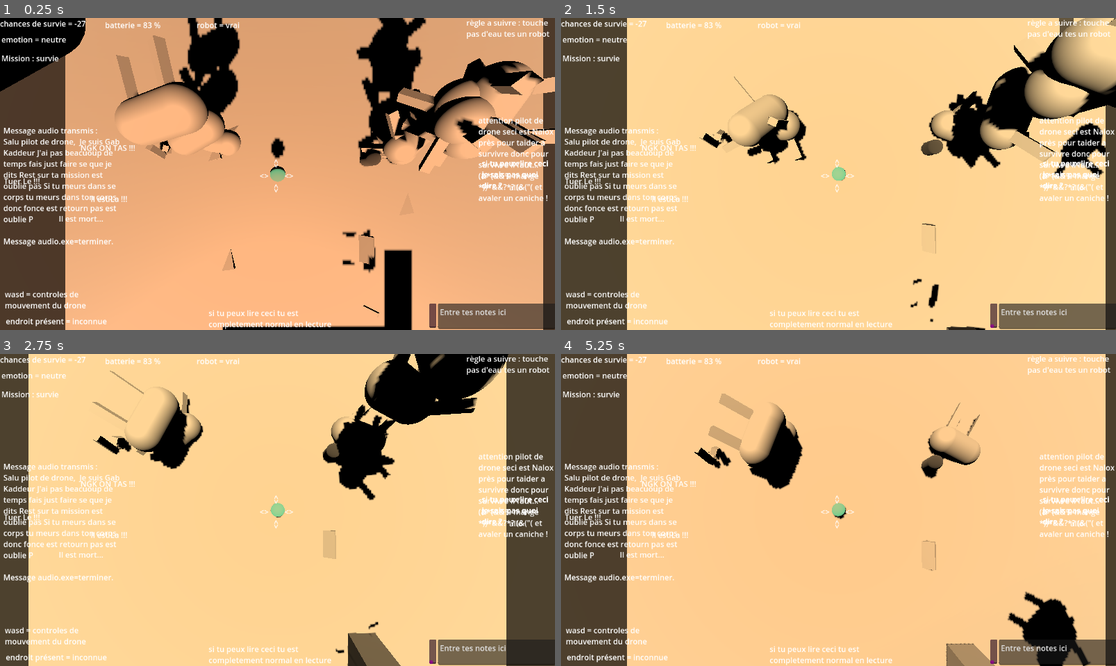
Above: before the commit, frames 1-4 (two rows, left to right).
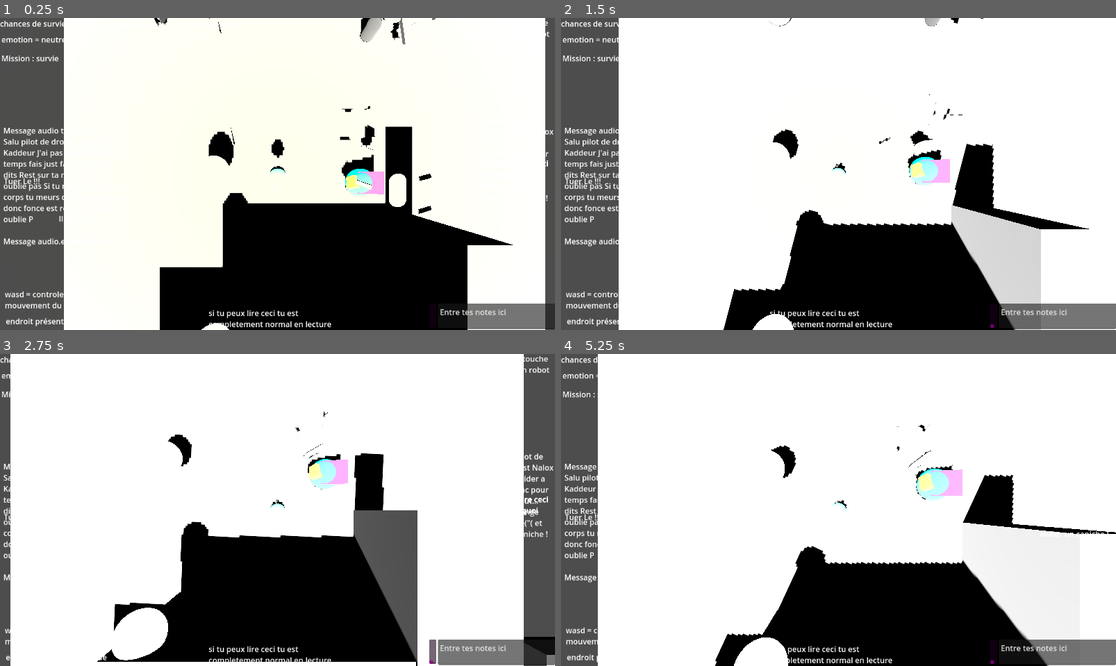
Above: after the commit, the same moments.

Repository: StudioXPEtudiant/25-26.QC.S.S2_Re_TV
Game: Godot game, scene res://Player.tscn
Two runs of this game, one before a commit and one after it. Both use one fixed random seed, a clock stepped at 60 frames per second and the inputs below.
Inputs (mouse positions are in pixels of both pictures, inside the frame that each line leads up to):
- Up to frame 1 (0.25 s): no input
- Up to frame 2 (1.5 s): click (993, 314) at 0.52 s; type "Alex" at 0.6 s; hold S (J1right) from 1.28 s (still down)
- Up to frame 3 (2.75 s): release S (J1right) at 2.03 s; hold D (J1down) from 2.03 s (still down)
- Up to frame 4 (5.25 s): release D (J1down) at 2.78 s; hold S (J1right) 2.78-3.53 s; hold A (J1up) 3.53-4.28 s; hold W (J1left) from 4.28 s (still down)

The runs differ from the first frame. In frame 1, 96% of the frame differs, in the area x 0-100%, y 0-100%; in frame 2, 97%; in frame 3, 97%; in frame 4, 98%.

Commit message:
adition de escape et au niveaux

Diff:
--- /dev/null
+++ b/Hazmat/plancher flotant.tscn
@@ -0,0 +1,5 @@
+[gd_scene format=3 uid="uid://bx5ghtrv4gxx"]
+
+[node name="PlancherFlotant" type="Node2D"]
+
+[node name="Node3D" type="Node3D" parent="."]
--- a/Player.tscn
+++ b/Player.tscn
@@ -6,6 +6,12 @@
 [ext_resource type="PackedScene" uid="uid://mukxrgbxxb7p" path="res://pushblock.tscn" id="4_e80uo"]
 [ext_resource type="PackedScene" uid="uid://cgt8sgvhyh6ae" path="res://Choupy.exe.tscn" id="5_cxr5p"]
 [ext_resource type="PackedScene" uid="uid://b5232o788io3h" path="res://Poster game.tscn" id="6_tdg3f"]
+[ext_resource type="PackedScene" uid="uid://sgmcdvj3meos" path="res://sphere-glitch.tscn" id="7_dtqjt"]
+[ext_resource type="PackedScene" uid="uid://cn5vourg3m5sw" path="res://sphere-glitch.exe.tscn" id="8_5ncpa"]
+[ext_resource type="PackedScene" uid="uid://c567yr87y830m" path="res://plancher flotant.tscn" id="9_wi0c6"]
+[ext_resource type="PackedScene" uid="uid://hcptx1iawdmv" path="res://Hazmat/Hazmat_Character.fbx" id="10_hp6x6"]
+[ext_resource type="PackedScene" uid="uid://dk73riyia2io2" path="res://player .tscn" id="11_3tkgg"]
+[ext_resource type="PackedScene" uid="uid://bmmt2ck0nm67m" path="res://player=platform .tscn" id="12_l6ohk"]
 
 [sub_resource type="CanvasItemMaterial" id="CanvasItemMaterial_kpjcp"]
 
@@ -34,6 +40,7 @@
 [sub_resource type="BoxMesh" id="BoxMesh_aaats"]
 
 [node name="Node3D" type="Node3D"]
+transform = Transform3D(0.99989, -0.0118518, 0.0089453, 0.0118291, 0.999927, 0.00257699, -0.00897519, -0.00247089, 0.999957, -0.0614085, -4.76837e-07, 0.0241189)
 
 [node name="DirectionalLight3D" type="DirectionalLight3D" parent="."]
 transform = Transform3D(1, 0, 0, 0, -0.0258105, 0.999667, 0, -0.999667, -0.0258105, 0, 9.83195, 0)
@@ -573,7 +580,7 @@
 transform = Transform3D(1, 0, 0, 0, 1, 0, 0, 0, 1, -3.55765, 0.845489, 9.53295)
 
 [node name="Player2" parent="." instance=ExtResource("3_e80uo")]
-transform = Transform3D(1, 0, 0, 0, 1, 0, 0, 0, 1, -1.10409, 0.883434, -1.12373)
+transform = Transform3D(1, 0, 0, 0, 1, 0, 0, 0, 1, -1.10409, 0.883434, 3.45866)
 
 [node name="EndroitsEffronder" parent="." instance=ExtResource("4_cxr5p")]
 transform = Transform3D(1, 0, 0, 0, 1, 0, 0, 0, 1, 1.91363, 0.108996, 1.63187)
@@ -658,3 +665,69 @@
 
 [node name="PosterGame3" parent="." instance=ExtResource("6_tdg3f")]
 transform = Transform3D(1, 0, 0, 0, 1, 0, 0, 0, 1, 3.1756, -0.0454101, -0.00917438)
+
+[node name="Éfondreur" parent="." instance=ExtResource("7_dtqjt")]
+transform = Transform3D(0.991788, -0.0581271, 0.113918, 0.0686329, 0.993521, -0.0905813, -0.107915, 0.097656, 0.989352, -3.46981, 1.06375, 3.35913)
+
+[node name="Éfondreur2" parent="." instance=ExtResource("8_5ncpa")]
+transform = Transform3D(1, 0, 0, 0, 1, 0, 0, 0, 1, 1.56742, 0.45459, 3.76525)
+
+[node name="Éfondreur3" parent="." instance=ExtResource("7_dtqjt")]
+transform = Transform3D(0.999844, 0.00388665, 0.017231, -0.00398913, 0.999975, 0.00591613, -0.0172076, -0.00598395, 0.999834, -2.90389, 2.97189, 7.58702)
+
+[node name="Éfondreur4" parent="." instance=ExtResource("7_dtqjt")]
+transform = Transform3D(1, 0, 0, 0, 1, 0, 0, 0, 1, 1.90111, 3.51212, 19.6841)
+
+[node name="Éfondreur5" parent="." instance=ExtResource("8_5ncpa")]
+transform = Transform3D(1, 0, 0, 0, 1, 0, 0, 0, 1, 2.82188, 3.11605, 21.5528)
+
+[node name="PlancherFlotant" parent="." instance=ExtResource("9_wi0c6")]
+transform = Transform3D(0.961831, -0.273481, -0.00950025, 0.273487, 0.961876, -0.000624224, 0.00930877, -0.0019978, 0.999955, 38.9623, -0.487942, 10.8802)
+
+[node name="PlancherFlotant2" parent="." instance=ExtResource("9_wi0c6")]
+transform = Transform3D(0.997708, 0.0607099, 0.0298984, -0.0597768, 0.997725, -0.0311718, -0.0317228, 0.0293131, 0.999067, 37.2449, -0.588736, 4.83925)
+
+[node name="PlancherFlotant3" parent="." instance=ExtResource("9_wi0c6")]
+transform = Transform3D(0.821301, -0.165637, 0.54592, 0.308155, 0.934118, -0.180179, -0.480109, 0.316209, 0.818234, 37.1481, 0.95629, -1.11442)
+
+[node name="PlancherFlotant4" parent="." instance=ExtResource("9_wi0c6")]
+transform = Transform3D(0.99989, 0.0118291, -0.00897519, -0.0118518, 0.999927, -0.00247089, 0.0089453, 0.00257699, 0.999957, 37.4131, -4.49626, -9.03111)
+
+[node name="Hazmat_Character" parent="." instance=ExtResource("10_hp6x6")]
+transform = Transform3D(0.999889, 0.0118292, -0.00897518, -0.0118517, 0.999926, -0.00247089, 0.0089453, 0.00257699, 0.999956, 38.3857, -0.0258421, 18.1546)
+
+[node name="Hazmat_Character2" parent="." instance=ExtResource("10_hp6x6")]
+transform = Transform3D(0.999889, 0.0118292, -0.00897518, -0.0118517, 0.999926, -0.00247089, 0.0089453, 0.00257699, 0.999956, 23, -0.0258422, 28.6279)
+
+[node name="Hazmat_Character3" parent="." instance=ExtResource("10_hp6x6")]
+transform = Transform3D(0.999889, 0.0118292, -0.00897518, -0.0118517, 0.999926, -0.00247089, 0.0089453, 0.00257699, 0.999956, 19.6813, -0.0258421, 27.5378)
+
+[node name="Hazmat_Character4" parent="." instance=ExtResource("10_hp6x6")]
+transform = Transform3D(0.999889, 0.0118292, -0.00897518, -0.0118517, 0.999926, -0.00247089, 0.0089453, 0.00257699, 0.999956, 19.9177, -0.0258421, 31.6316)
+
+[node name="Hazmat_Character5" parent="." instance=ExtResource("10_hp6x6")]
+transform = Transform3D(0.999889, 0.0118292, -0.00897518, -0.0118517, 0.999926, -0.00247089, 0.0089453, 0.00257699, 0.999956, 16.0987, -0.0258426, 29.1186)
+
+[node name="Hazmat_Character6" parent="." instance=ExtResource("10_hp6x6")]
+transform = Transform3D(0.999889, 0.0118292, -0.00897518, -0.0118517, 0.999926, -0.00247089, 0.0089453, 0.00257699, 0.999956, 6.21732, -0.0258417, 22.806)
+
+[node name="Node3D" parent="." instance=ExtResource("11_3tkgg")]
+transform = Transform3D(0.999889, 0.0118292, -0.00897518, -0.0118517, 0.999926, -0.00247089, 0.0089453, 0.00257699, 0.999956, 14.2266, -0.0338365, 14.2996)
+
+[node name="Node3D2" parent="." instance=ExtResource("11_3tkgg")]
+transform = Transform3D(0.999889, 0.0118292, -0.00897518, -0.0118517, 0.999926, -0.00247089, 0.0089453, 0.00257699, 0.999956, 11.8536, -0.0338364, 28.9262)
+
+[node name="Node3D3" parent="." instance=ExtResource("11_3tkgg")]
+transform = Transform3D(0.999889, 0.0118292, -0.00897518, -0.0118517, 0.999926, -0.00247089, 0.0089453, 0.00257699, 0.999956, 33.9254, -0.0338354, 18.8554)
+
+[node name="Node3D4" parent="." instance=ExtResource("11_3tkgg")]
+transform = Transform3D(0.999889, 0.0118292, -0.00897518, -0.0118517, 0.999926, -0.00247089, 0.0089453, 0.00257699, 0.999956, 36.0598, 0.0301767, 5.04653)
+
+[node name="Node3D5" parent="." instance=ExtResource("11_3tkgg")]
+transform = Transform3D(0.552346, -0.161584, 0.817804, -0.180223, 0.934686, 0.306401, -0.8139, -0.316626, 0.487149, 38.9784, -4.87164, -10.1105)
+
+[node name="Node3D6" parent="." instance=ExtResource("12_l6ohk")]
+transform = Transform3D(1.98416, 0.170956, -0.219603, 0.263841, -0.0141038, 1.67063, 0.166588, -2.01384, -0.0303424, 37.4728, -5.06148, -12.6191)
+
+[node name="Node3D7" parent="." instance=ExtResource("12_l6ohk")]
+transform = Transform3D(-0.0167723, -0.973172, -0.229467, 0.681025, -0.179152, 0.710007, -0.732068, -0.144364, 0.665759, 38.5, -4.94011, -16.8929)
--- a/Player2.tscn
+++ b/Player2.tscn
@@ -28,9 +28,10 @@
 [node name="Player2" type="Node3D"]
 
 [node name="RigidBody3D" type="RigidBody3D" parent="."]
-mass = 0.001
+mass = 0.381
 physics_material_override = SubResource("PhysicsMaterial_g3ar4")
-gravity_scale = 0.0
+gravity_scale = 0.001
+linear_velocity = Vector3(0, -0.2, 0)
 script = ExtResource("1_mjxxk")
 movespeed = 2
 
@@ -67,7 +68,7 @@
 
 [node name="DirectionalLight3D2" type="DirectionalLight3D" parent="Player"]
 transform = Transform3D(-2, -1.23635e-07, 1.23635e-07, 1.7477e-07, -1.4554, 1.37179, 5.16879e-09, 1.37179, 1.4554, -0.00137615, -0.0614711, 0.0299828)
-light_energy = 2.5
+light_energy = 10.0
 light_volumetric_fog_energy = 5.0
 light_specular = 5.0
 light_bake_mode = 0
--- /dev/null
+++ b/plancher flotant.tscn
@@ -0,0 +1,168 @@
+[gd_scene load_steps=7 format=3 uid="uid://c567yr87y830m"]
+
+[sub_resource type="PhysicsMaterial" id="PhysicsMaterial_mhhf4"]
+
+[sub_resource type="BoxShape3D" id="BoxShape3D_1able"]
+size = Vector3(4.02399, 1, 5.89343)
+
+[sub_resource type="BoxMesh" id="BoxMesh_1ampc"]
+
+[sub_resource type="StandardMaterial3D" id="StandardMaterial3D_fv7mq"]
+albedo_color = Color(0, 0, 0, 1)
+
+[sub_resource type="BoxMesh" id="BoxMesh_o1dm0"]
+
+[sub_resource type="StandardMaterial3D" id="StandardMaterial3D_rdff1"]
+
+[node name="PlancherFlotant" type="Node3D"]
+
+[node name="ew" type="StaticBody3D" parent="."]
+physics_material_override = SubResource("PhysicsMaterial_mhhf4")
+
+[node name="CollisionShape3D" type="CollisionShape3D" parent="ew"]
+transform = Transform3D(1, 0, 0, 0, 1, 0, 0, 0, 1, -0.0138245, 0, 0.0287476)
+shape = SubResource("BoxShape3D_1able")
+
+[node name="MeshInstance3D3" type="MeshInstance3D" parent="ew/CollisionShape3D"]
+transform = Transform3D(1, 0, 0, 0, 1, 0, 0, 0, 1, -1.52588, 0, -2.48075)
+mesh = SubResource("BoxMesh_1ampc")
+skeleton = NodePath("../MeshInstance3D")
+surface_material_override/0 = SubResource("StandardMaterial3D_fv7mq")
+
+[node name="MeshInstance3D2" type="MeshInstance3D" parent="ew/CollisionShape3D"]
+transform = Transform3D(1, 0, 0, 0, 1, 0, 0, 0, 1, 0.480519, 0, -2.48075)
+mesh = SubResource("BoxMesh_1ampc")
+skeleton = NodePath("../MeshInstance3D")
+surface_material_override/0 = SubResource("StandardMaterial3D_fv7mq")
+
+[node name="MeshInstance3D6" type="MeshInstance3D" parent="ew/CollisionShape3D"]
+transform = Transform3D(1, 0, 0, 0, 1, 0, 0, 0, 1, -0.512999, 0, -1.47456)
+mesh = SubResource("BoxMesh_1ampc")
+skeleton = NodePath("../MeshInstance3D")
+surface_material_override/0 = SubResource("StandardMaterial3D_fv7mq")
+
+[node name="MeshInstance3D" type="MeshInstance3D" parent="ew/CollisionShape3D"]
+transform = Transform3D(1, 0, 0, 0, 1, 0, 0, 0, 1, -0.519691, 0, -2.48075)
+mesh = SubResource("BoxMesh_o1dm0")
+skeleton = NodePath("../../..")
+surface_material_override/0 = SubResource("StandardMaterial3D_rdff1")
+
+[node name="MeshInstance3D4" type="MeshInstance3D" parent="ew/CollisionShape3D"]
+transform = Transform3D(1, 0, 0, 0, 1, 0, 0, 0, 1, -1.4962, 0, -1.49401)
+mesh = SubResource("BoxMesh_o1dm0")
+skeleton = NodePath("../../..")
+surface_material_override/0 = SubResource("StandardMaterial3D_rdff1")
+
+[node name="MeshInstance3D5" type="MeshInstance3D" parent="ew/CollisionShape3D"]
+transform = Transform3D(1, 0, 0, 0, 1, 0, 0, 0, 1, 0.495917, 0, -1.49401)
+mesh = SubResource("BoxMesh_o1dm0")
+skeleton = NodePath("../../..")
+surface_material_override/0 = SubResource("StandardMaterial3D_rdff1")
+
+[node name="MeshInstance3D7" type="MeshInstance3D" parent="ew/CollisionShape3D"]
+transform = Transform3D(1, 0, 0, 0, 1, 0, 0, 0, 1, -1.52588, 0, -0.510765)
+mesh = SubResource("BoxMesh_1ampc")
+skeleton = NodePath("../MeshInstance3D")
+surface_material_override/0 = SubResource("StandardMaterial3D_fv7mq")
+
+[node name="MeshInstance3D8" type="MeshInstance3D" parent="ew/CollisionShape3D"]
+transform = Transform3D(1, 0, 0, 0, 1, 0, 0, 0, 1, 0.480519, 0, -0.510765)
+mesh = SubResource("BoxMesh_1ampc")
+skeleton = NodePath("../MeshInstance3D")
+surface_material_override/0 = SubResource("StandardMaterial3D_fv7mq")
+
+[node name="MeshInstance3D9" type="MeshInstance3D" parent="ew/CollisionShape3D"]
+transform = Transform3D(1, 0, 0, 0, 1, 0, 0, 0, 1, -0.512999, 0, 0.495419)
+mesh = SubResource("BoxMesh_1ampc")
+skeleton = NodePath("../MeshInstance3D")
+surface_material_override/0 = SubResource("StandardMaterial3D_fv7mq")
+
+[node name="MeshInstance3D10" type="MeshInstance3D" parent="ew/CollisionShape3D"]
+transform = Transform3D(1, 0, 0, 0, 1, 0, 0, 0, 1, -0.519691, 0, -0.510765)
+mesh = SubResource("BoxMesh_o1dm0")
+skeleton = NodePath("../../..")
+surface_material_override/0 = SubResource("StandardMaterial3D_rdff1")
+
+[node name="MeshInstance3D11" type="MeshInstance3D" parent="ew/CollisionShape3D"]
+transform = Transform3D(1, 0, 0, 0, 1, 0, 0, 0, 1, -1.4962, 0, 0.475967)
+mesh = SubResource("BoxMesh_o1dm0")
+skeleton = NodePath("../../..")
+surface_material_override/0 = SubResource("StandardMaterial3D_rdff1")
+
+[node name="MeshInstance3D12" type="MeshInstance3D" parent="ew/CollisionShape3D"]
+transform = Transform3D(1, 0, 0, 0, 1, 0, 0, 0, 1, 0.495917, 0, 0.475967)
+mesh = SubResource("BoxMesh_o1dm0")
+skeleton = NodePath("../../..")
+surface_material_override/0 = SubResource("StandardMaterial3D_rdff1")
+
+[node name="MeshInstance3D13" type="MeshInstance3D" parent="ew/CollisionShape3D"]
+transform = Transform3D(1, 0, 0, 0, 1, 0, 0, 0, 1, -1.52588, 0, 1.49287)
+mesh = SubResource("BoxMesh_1ampc")
+skeleton = NodePath("../MeshInstance3D")
+surface_material_override/0 = SubResource("StandardMaterial3D_fv7mq")
+
+[node name="MeshInstance3D14" type="MeshInstance3D" parent="ew/CollisionShape3D"]
+transform = Transform3D(1, 0, 0, 0, 1, 0, 0, 0, 1, 0.480519, 0, 1.49287)
+mesh = SubResource("BoxMesh_1ampc")
+skeleton = NodePath("../MeshInstance3D")
+surface_material_override/0 = SubResource("StandardMaterial3D_fv7mq")
+
+[node name="MeshInstance3D15" type="MeshInstance3D" parent="ew/CollisionShape3D"]
+transform = Transform3D(1, 0, 0, 0, 1, 0, 0, 0, 1, -0.512999, 0, 2.49905)
+mesh = SubResource("BoxMesh_1ampc")
+skeleton = NodePath("../MeshInstance3D")
+surface_material_override/0 = SubResource("StandardMaterial3D_fv7mq")
+
+[node name="MeshInstance3D16" type="MeshInstance3D" parent="ew/CollisionShape3D"]
+transform = Transform3D(1, 0, 0, 0, 1, 0, 0, 0, 1, -0.519691, 0, 1.49287)
+mesh = SubResource("BoxMesh_o1dm0")
+skeleton = NodePath("../../..")
+surface_material_override/0 = SubResource("StandardMaterial3D_rdff1")
+
+[node name="MeshInstance3D19" type="MeshInstance3D" parent="ew/CollisionShape3D"]
+transform = Transform3D(1, 0, 0, 0, 1, 0, 0, 0, 1, 1.52567, -0.0163269, -1.45156)
+mesh = SubResource("BoxMesh_1ampc")
+skeleton = NodePath("../MeshInstance3D")
+surface_material_override/0 = SubResource("StandardMaterial3D_fv7mq")
+
+[node name="MeshInstance3D20" type="MeshInstance3D" parent="ew/CollisionShape3D"]
+transform = Transform3D(1, 0, 0, 0, 1, 0, 0, 0, 1, 1.51897, -0.0163269, -2.45774)
+mesh = SubResource("BoxMesh_o1dm0")
+skeleton = NodePath("../../..")
+surface_material_override/0 = SubResource("StandardMaterial3D_rdff1")
+
+[node name="MeshInstance3D21" type="MeshInstance3D" parent="ew/CollisionShape3D"]
+transform = Transform3D(1, 0, 0, 0, 1, 0, 0, 0, 1, 1.52567, -0.0163269, 0.518422)
+mesh = SubResource("BoxMesh_1ampc")
+skeleton = NodePath("../MeshInstance3D")
+surface_material_override/0 = SubResource("StandardMaterial3D_fv7mq")
+
+[node name="MeshInstance3D22" type="MeshInstance3D" parent="ew/CollisionShape3D"]
+transform = Transform3D(1, 0, 0, 0, 1, 0, 0, 0, 1, 1.51897, -0.0163269, -0.487762)
+mesh = SubResource("BoxMesh_o1dm0")
+skeleton = NodePath("../../..")
+surface_material_override/0 = SubResource("StandardMaterial3D_rdff1")
+
+[node name="MeshInstance3D23" type="MeshInstance3D" parent="ew/CollisionShape3D"]
+transform = Transform3D(1, 0, 0, 0, 1, 0, 0, 0, 1, 1.52567, -0.0163269, 2.52206)
+mesh = SubResource("BoxMesh_1ampc")
+skeleton = NodePath("../MeshInstance3D")
+surface_material_override/0 = SubResource("StandardMaterial3D_fv7mq")
+
+[node name="MeshInstance3D24" type="MeshInstance3D" parent="ew/CollisionShape3D"]
+transform = Transform3D(1, 0, 0, 0, 1, 0, 0, 0, 1, 1.51897, -0.0163269, 1.51587)
+mesh = SubResource("BoxMesh_o1dm0")
+skeleton = NodePath("../../..")
+surface_material_override/0 = SubResource("StandardMaterial3D_rdff1")
+
+[node name="MeshInstance3D17" type="MeshInstance3D" parent="ew/CollisionShape3D"]
+transform = Transform3D(1, 0, 0, 0, 1, 0, 0, 0, 1, -1.4962, 0, 2.4796)
+mesh = SubResource("BoxMesh_o1dm0")
+skeleton = NodePath("../../..")
+surface_material_override/0 = SubResource("StandardMaterial3D_rdff1")
+
+[node name="MeshInstance3D18" type="MeshInstance3D" parent="ew/CollisionShape3D"]
+transform = Transform3D(1, 0, 0, 0, 1, 0, 0, 0, 1, 0.495917, 0, 2.4796)
+mesh = SubResource("BoxMesh_o1dm0")
+skeleton = NodePath("../../..")
+surface_material_override/0 = SubResource("StandardMaterial3D_rdff1")
--- /dev/null
+++ b/player=platform .tscn
@@ -0,0 +1,19 @@
+[gd_scene load_steps=4 format=3 uid="uid://bmmt2ck0nm67m"]
+
+[ext_resource type="PackedScene" uid="uid://bk8delj4mjbow" path="res://Hazmat/Universal Animation Library[Standard]/Unreal-Godot/UAL1_Standard.glb" id="1_sbdkl"]
+
+[sub_resource type="PhysicsMaterial" id="PhysicsMaterial_sbdkl"]
+
+[sub_resource type="BoxShape3D" id="BoxShape3D_3x7s0"]
+size = Vector3(1, 2.38477, 1)
+
+[node name="Node3D" type="Node3D"]
+
+[node name="UAL1_Standard" parent="." instance=ExtResource("1_sbdkl")]
+
+[node name="StaticBody3D" type="StaticBody3D" parent="UAL1_Standard"]
+physics_material_override = SubResource("PhysicsMaterial_sbdkl")
+
+[node name="CollisionShape3D" type="CollisionShape3D" parent="UAL1_Standard/StaticBody3D"]
+transform = Transform3D(1, 0, 0, 0, 1, 0, 0, 0, 1, -0.00583363, 0.700914, 0.00685573)
+shape = SubResource("BoxShape3D_3x7s0")
--- a/pushblock.tscn
+++ b/pushblock.tscn
@@ -1,6 +1,7 @@
 [gd_scene load_steps=5 format=3 uid="uid://mukxrgbxxb7p"]
 
 [sub_resource type="PhysicsMaterial" id="PhysicsMaterial_088f4"]
+rough = true
 
 [sub_resource type="BoxShape3D" id="BoxShape3D_088f4"]
 size = Vector3(1, 3.03503, 1)
--- a/realplayer.gd
+++ b/realplayer.gd
@@ -36,5 +36,4 @@
 		if anim.current_animation != "Walk_Formal":
 			anim.play("Walk_Formal")
 	else:
-		if anim.current_animation != "Idle":
 			anim.play("Idle")
--- /dev/null
+++ b/sous.tscn
@@ -0,0 +1,14 @@
+[gd_scene load_steps=3 format=3 uid="uid://d1m60mg4es4dh"]
+
+[sub_resource type="SphereMesh" id="SphereMesh_s3wqw"]
+
+[sub_resource type="SphereShape3D" id="SphereShape3D_a40h2"]
+
+[node name="sous" type="Node3D"]
+
+[node name="MeshInstance3D" type="MeshInstance3D" parent="."]
+transform = Transform3D(1, 0, 0, 0, 1, 0, 0, 0, 0.065, 0, 0.262403, 0)
+mesh = SubResource("SphereMesh_s3wqw")
+
+[node name="CollisionShape3D" type="CollisionShape3D" parent="MeshInstance3D"]
+shape = SubResource("SphereShape3D_a40h2")
--- /dev/null
+++ b/sphere-glitch.exe.tscn
@@ -0,0 +1,36 @@
+[gd_scene load_steps=7 format=3 uid="uid://cn5vourg3m5sw"]
+
+[sub_resource type="SphereMesh" id="SphereMesh_2oeua"]
+
+[sub_resource type="StandardMaterial3D" id="StandardMaterial3D_mq037"]
+vertex_color_use_as_albedo = true
+albedo_color = Color(0, 0.298039, 1, 1)
+rim_enabled = true
+
+[sub_resource type="BoxMesh" id="BoxMesh_ekc0c"]
+
+[sub_resource type="StandardMaterial3D" id="StandardMaterial3D_safxf"]
+albedo_color = Color(1, 1, 0, 1)
+rim_enabled = true
+
+[sub_resource type="PrismMesh" id="PrismMesh_n3biu"]
+
+[sub_resource type="StandardMaterial3D" id="StandardMaterial3D_vvn8i"]
+albedo_color = Color(1, 0, 1, 1)
+rim_enabled = true
+
+[node name="Éfondreur" type="Node3D"]
+
+[node name="MeshInstance3D2" type="MeshInstance3D" parent="."]
+mesh = SubResource("SphereMesh_2oeua")
+surface_material_override/0 = SubResource("StandardMaterial3D_mq037")
+
+[node name="MeshInstance3D3" type="MeshInstance3D" parent="."]
+transform = Transform3D(0.318294, -7.45058e-09, -0.192956, -0.227087, 0.139472, -0.239914, 0.0810229, 0.390906, 0.0855993, -0.315863, 0.294488, 0)
+mesh = SubResource("BoxMesh_ekc0c")
+surface_material_override/0 = SubResource("StandardMaterial3D_safxf")
+
+[node name="MeshInstance3D4" type="MeshInstance3D" parent="."]
+transform = Transform3D(0.485392, 0.571747, 0, -0.571747, 0.485392, 0, 0, 0, 0.75, 0.320635, 0.272886, 0)
+mesh = SubResource("PrismMesh_n3biu")
+surface_material_override/0 = SubResource("StandardMaterial3D_vvn8i")
--- /dev/null
+++ b/sphere-glitch.tscn
@@ -0,0 +1,13 @@
+[gd_scene load_steps=3 format=3 uid="uid://sgmcdvj3meos"]
+
+[sub_resource type="SphereMesh" id="SphereMesh_jqxh0"]
+
+[sub_resource type="StandardMaterial3D" id="StandardMaterial3D_jtaeq"]
+rim_enabled = true
+
+[node name="Éfondreur" type="Node3D"]
+
+[node name="MeshInstance3D4" type="MeshInstance3D" parent="."]
+mesh = SubResource("SphereMesh_jqxh0")
+skeleton = NodePath("")
+surface_material_override/0 = SubResource("StandardMaterial3D_jtaeq")
Not shown, added: Hazmat/Universal Animation Library[Standard]/Unreal-Godot/stylized-wooden-shield/source/Sketchfab_2023_01_28_01_04_23.blend.import
Not shown: 1 places in Player.tscn that only renumber resources
